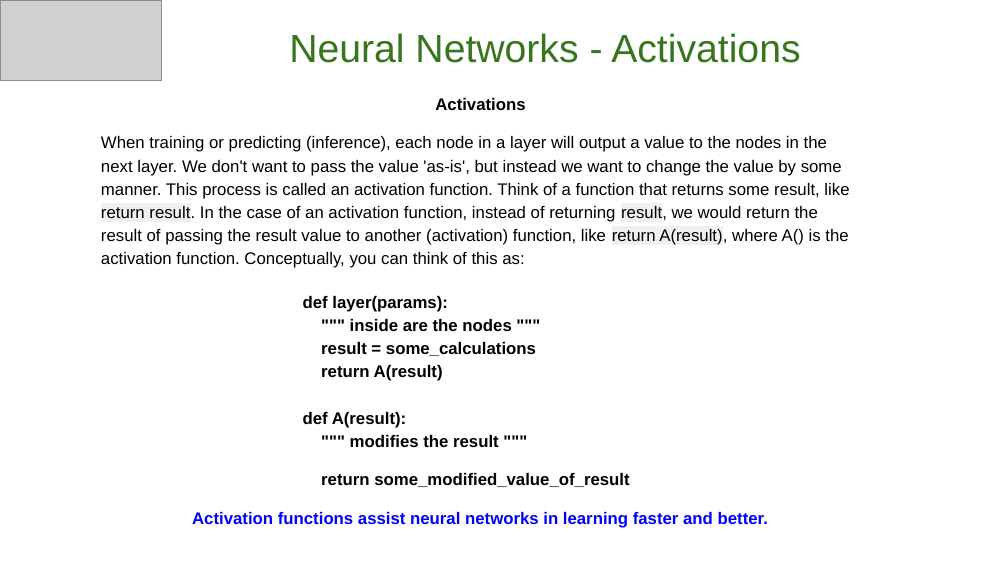
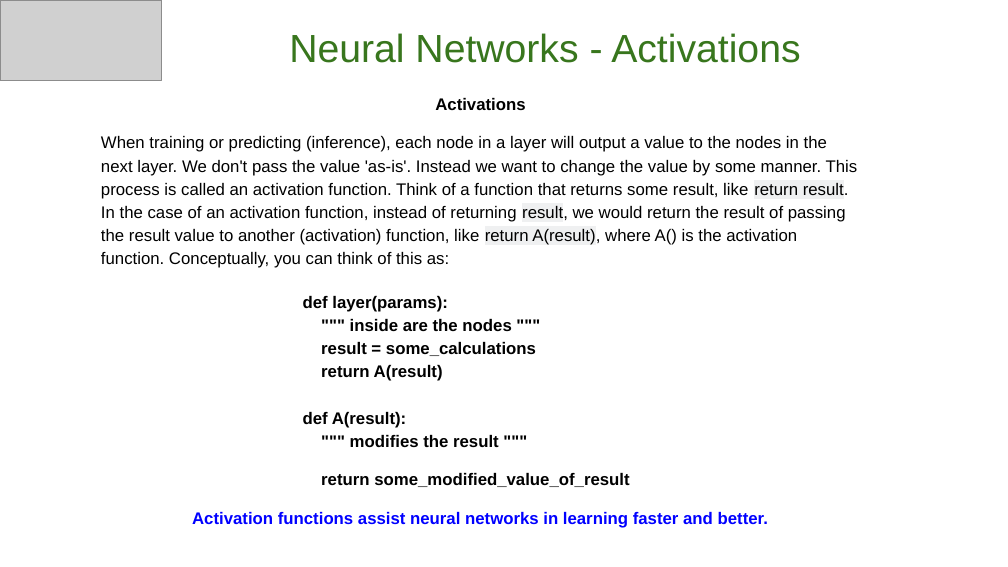
Before and after one commit to GoogleCloudPlatform/keras-idiomatic-programmer, a slide deck: slide 23 of workshops/Neural_Networks/The Idiomatic Programmer - Learning Keras - Workshop - Neural Networks.pptx. Drawn at 1008x567 pixels with LibreOffice and Linux fonts; fonts in the diff are those of the drawing; grey boxes stand for pictures. Boxes give left, top, right and bottom in pixels: in the first picture for what was removed or moved away, otherwise in the second. Text is boxed around its words. In the diff, an @@ line names an element or a change of style, - is before the commit and + after.

```diff
--- a/workshops/Neural_Networks/The Idiomatic Programmer - Learning Keras - Workshop - Neural Networks.pptx
+++ b/workshops/Neural_Networks/The Idiomatic Programmer - Learning Keras - Workshop - Neural Networks.pptx
@@ text at <box>101,136,858,268</box>: text changed @@
-When training or predicting (inference), each node in a layer will output a value to the nodes in the next layer. We don't want to pass the value 'as-is', but instead we want to change the value by some manner. This process is called an activation function. Think of a function that returns some result, like return result. In the case of an activation function, instead of returning result, we would return the result of passing the result value to another (activation) function, like return A(result), where A() is the activation function. Conceptually, you can think of this as:
+When training or predicting (inference), each node in a layer will output a value to the nodes in the next layer. We don't pass the value 'as-is'. Instead we want to change the value by some manner. This process is called an activation function. Think of a function that returns some result, like return result. In the case of an activation function, instead of returning result, we would return the result of passing the result value to another (activation) function, like return A(result), where A() is the activation function. Conceptually, you can think of this as:
```
Also in this commit, not shown: 22 other slides changed, 2 other files.
